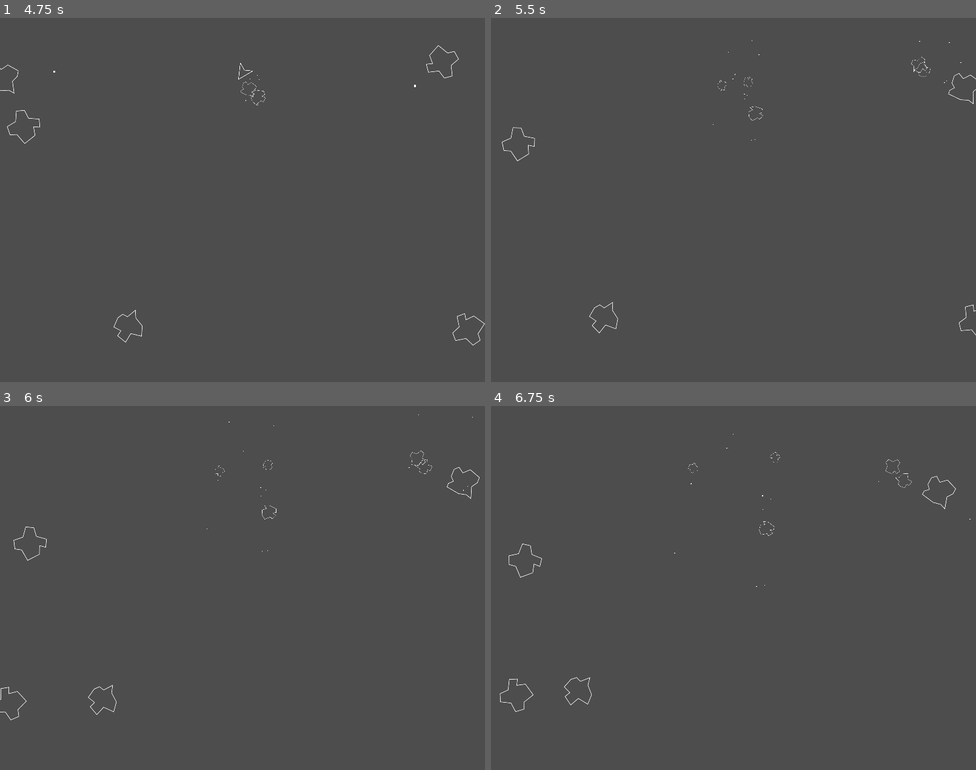
Above: before the commit, frames 1-4 (two rows, left to right).
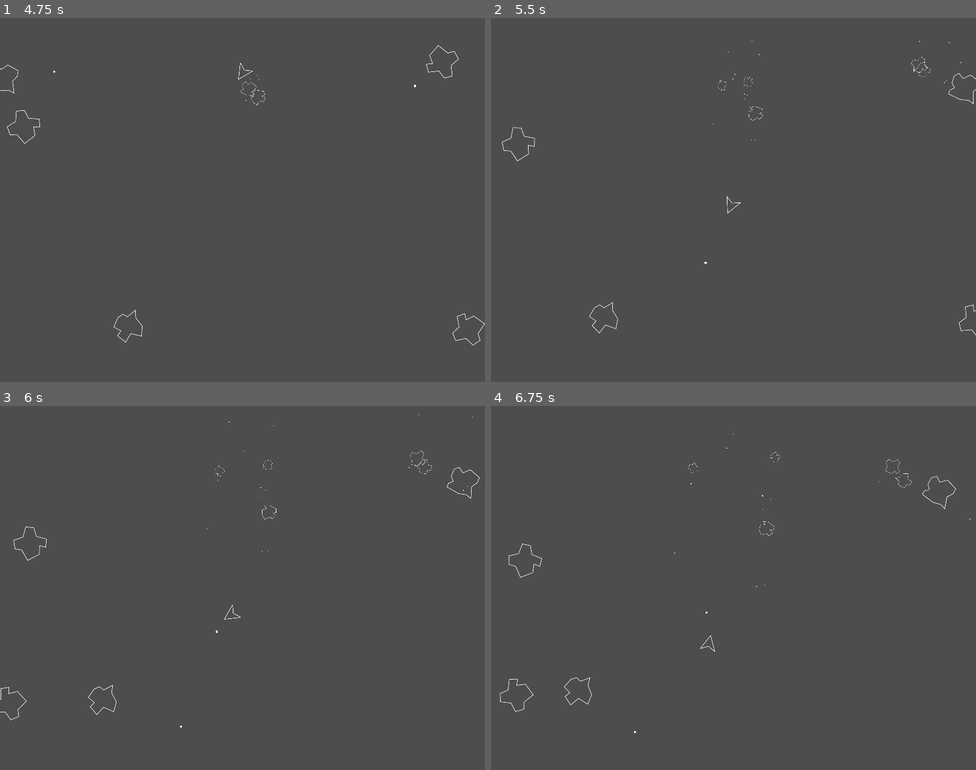
Above: after the commit, the same moments.

Repository: springcomp/asteroids_godot
Game: Godot game, scene res://scenes/main.tscn
Same seed, same stepped clock (60 frames per second), same inputs: the game is played once before the commit and once after it.
Inputs:
- Up to frame 1 (4.75 s): hold Up (thrust) 0.53-2.03 s; tap Space (shoot) every 0.75 s from 0.6 to 4.35 s; hold Left (rotate_left) 2.03-4.28 s; hold Right (rotate_right) from 4.28 s (still down)
- Up to frame 2 (5.5 s): release Right (rotate_right) at 5.03 s; hold Up (thrust) from 5.03 s (still down); tap Space (shoot) at 5.1 s
- Up to frame 3 (6 s): release Up (thrust) at 5.78 s; hold Right (rotate_right) from 5.78 s (still down); tap Space (shoot) at 5.85 s
- Up to frame 4 (6.75 s): keep holding Right (rotate_right); tap Space (shoot) at 6.6 s

Frame 1 is identical in both runs. In frame 2, less than 0.1% of the frame differs, in the area x 44-52%, y 49-68%; in frame 3, less than 0.1%, in the area x 37-50%, y 54-89%; in frame 4, less than 0.1%.

Commit message:
[lives_managed] track player lives

Diff:
--- a/scenes/asteroid.gd
+++ b/scenes/asteroid.gd
@@ -52,7 +52,7 @@
 
 func _on_body_entered(body: CharacterBody2D):
 	if body is Player:
-		body.queue_free()
+		body.destroy()
 		on_destroy()
 
 func on_destroy():
--- /dev/null
+++ b/scenes/lives_manager.gd
@@ -0,0 +1,31 @@
+extends Node
+
+class_name LivesManager
+
+signal on_player_life_lost(lives_left: int)
+signal on_game_over()
+
+@export var player_scene: PackedScene
+
+@onready var player: Player = $"../Player"
+@export var lives: int = 3
+
+var player_start_position = Vector2(0, 0)
+
+func _ready():
+	player.on_died.connect(on_player_died)
+
+func on_player_died():
+	lives -= 1
+	on_player_life_lost.emit(lives)
+	if lives == 0:
+		on_game_over.emit()
+	else:
+		spawn_new_player()
+
+func spawn_new_player():
+	var new_player = player_scene.instantiate() as Player
+	new_player.global_position = player_start_position
+	new_player.on_died.connect(on_player_died)
+
+	get_tree().root.get_node("Main").add_child.call_deferred(new_player)
--- /dev/null
+++ b/scenes/lives_manager.tscn
@@ -0,0 +1,8 @@
+[gd_scene load_steps=3 format=3 uid="uid://kpgy14hedcck"]
+
+[ext_resource type="Script" path="res://scenes/lives_manager.gd" id="1_l28hr"]
+[ext_resource type="PackedScene" uid="uid://gitx336ead6x" path="res://scenes/player.tscn" id="2_g2ysg"]
+
+[node name="LivesManager" type="Node2D"]
+script = ExtResource("1_l28hr")
+player_scene = ExtResource("2_g2ysg")
--- a/scenes/main.tscn
+++ b/scenes/main.tscn
@@ -1,7 +1,8 @@
-[gd_scene load_steps=3 format=3 uid="uid://c53poqrkhqdlc"]
+[gd_scene load_steps=4 format=3 uid="uid://c53poqrkhqdlc"]
 
 [ext_resource type="PackedScene" uid="uid://gitx336ead6x" path="res://scenes/player.tscn" id="1_cwjfw"]
 [ext_resource type="PackedScene" uid="uid://bej0mcvn8t85q" path="res://scenes/asteroid_spawner.tscn" id="2_nyc5g"]
+[ext_resource type="PackedScene" uid="uid://kpgy14hedcck" path="res://scenes/lives_manager.tscn" id="3_mdis0"]
 
 [node name="Main" type="Node"]
 
@@ -11,3 +12,5 @@
 [node name="Player" parent="." instance=ExtResource("1_cwjfw")]
 
 [node name="AsteroidSpawner" parent="." instance=ExtResource("2_nyc5g")]
+
+[node name="LivesManager" parent="." instance=ExtResource("3_mdis0")]
--- a/scenes/player_movement.gd
+++ b/scenes/player_movement.gd
@@ -1,6 +1,8 @@
 extends CharacterBody2D
 
 class_name Player
+
+signal on_died()
 
 @export var linear_acceleration: float = 300
 @export var max_velocity: float = 700
@@ -43,3 +45,7 @@
 	velocity = lerp(velocity, Vector2.ZERO, velocity_damping_factor * delta)
 	if velocity.y > -0.1 && velocity.y < 0.1:
 		velocity = Vector2.ZERO
+
+func destroy():
+	on_died.emit()
+	queue_free()
